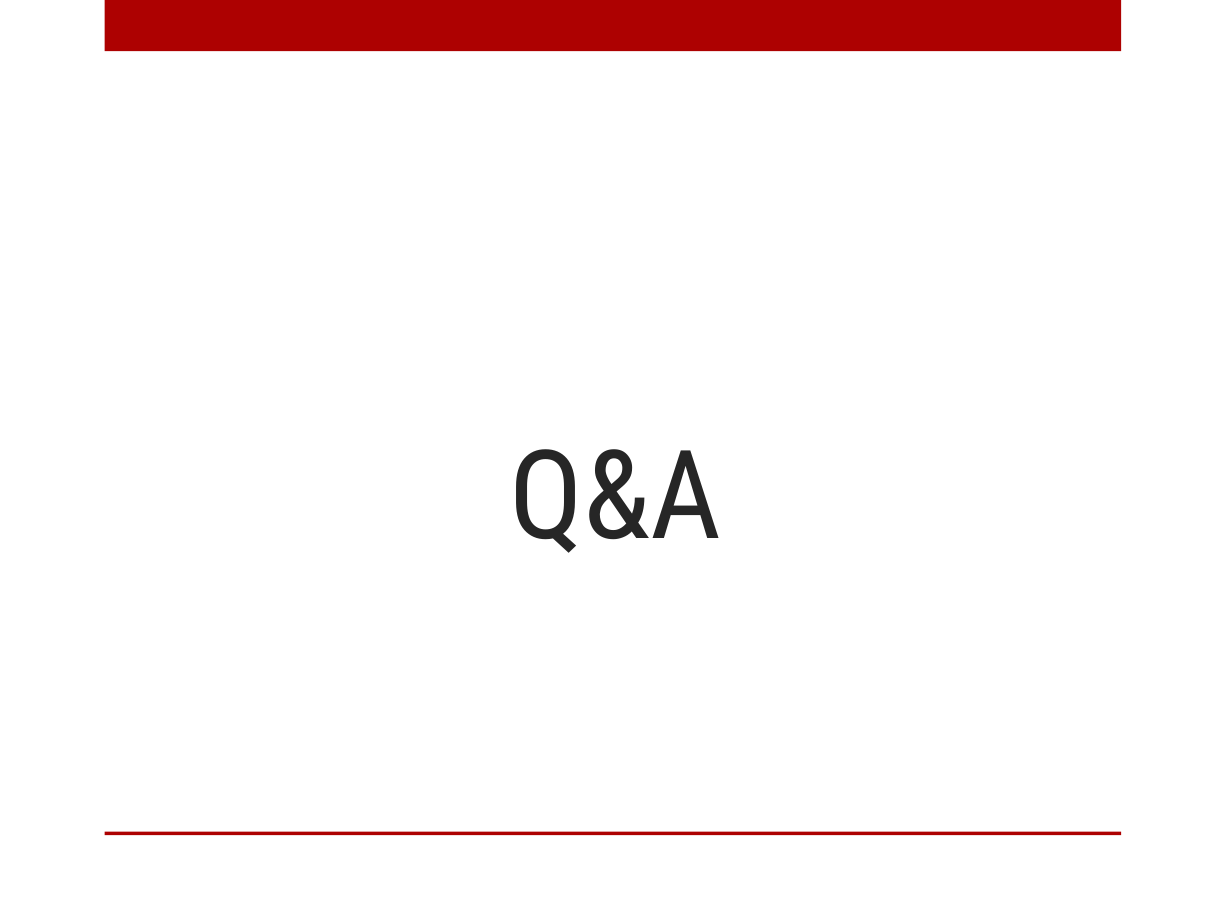
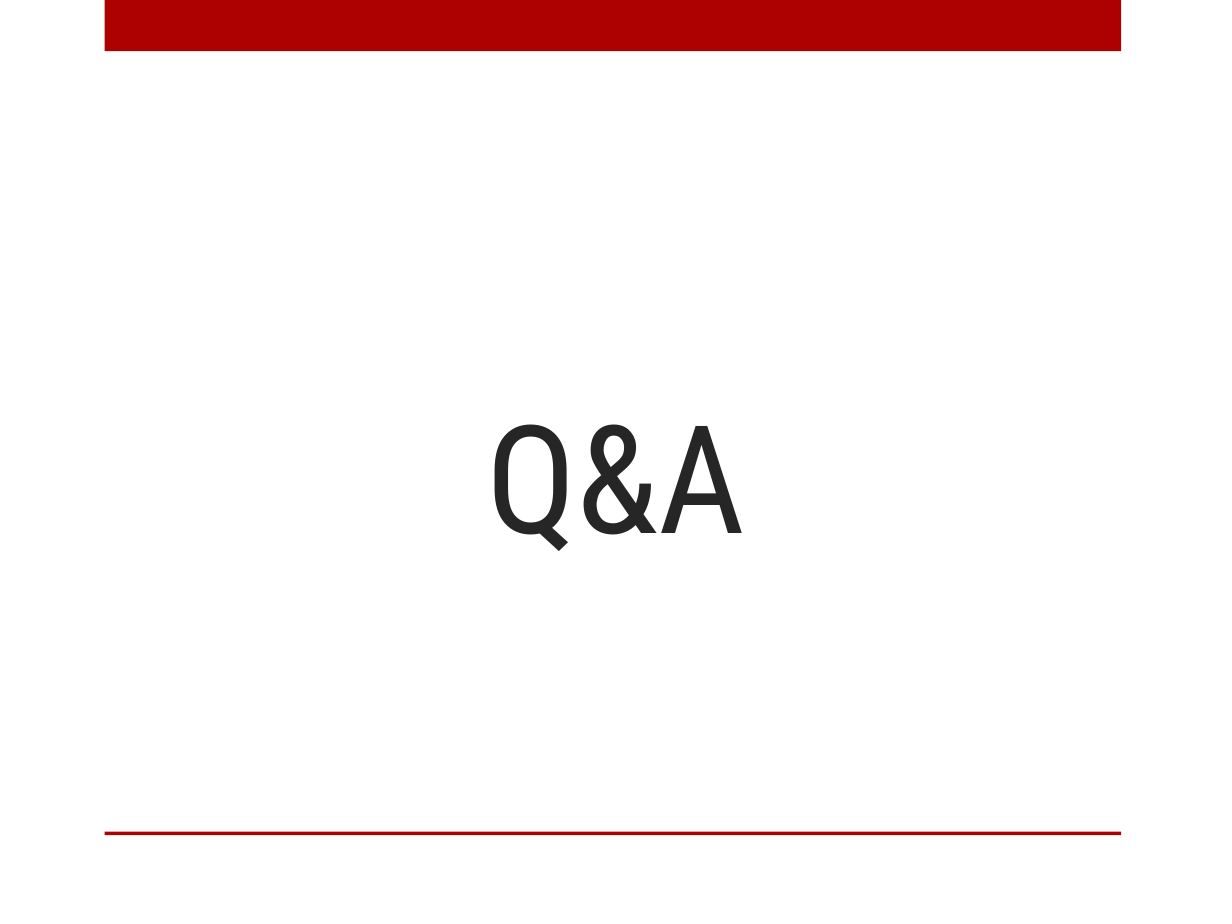
Before and after one commit to patrickbraud/CapstoneProject, a slide deck: slide 23 of Proposal/Design/Design_Presentation.pptx (slide 21 before the commit). Drawn at 1232x924 pixels with LibreOffice and Linux fonts; fonts in the diff are those of the drawing; background and template pictures are left out. Boxes give left, top, right and bottom in pixels: in the first picture for what was removed or moved away, otherwise in the second. Text is boxed around its words. In the diff, an @@ line names an element or a change of style, - is before the commit and + after.

```diff
--- a/Proposal/Design/Design_Presentation.pptx
+++ b/Proposal/Design/Design_Presentation.pptx
@@ title "Q&A" at box(486, 424, 745, 551): size 72 to 88 pt @@
```
Also in this commit, not shown: 1 other slide changed, 2 slides added, 2 other files.
